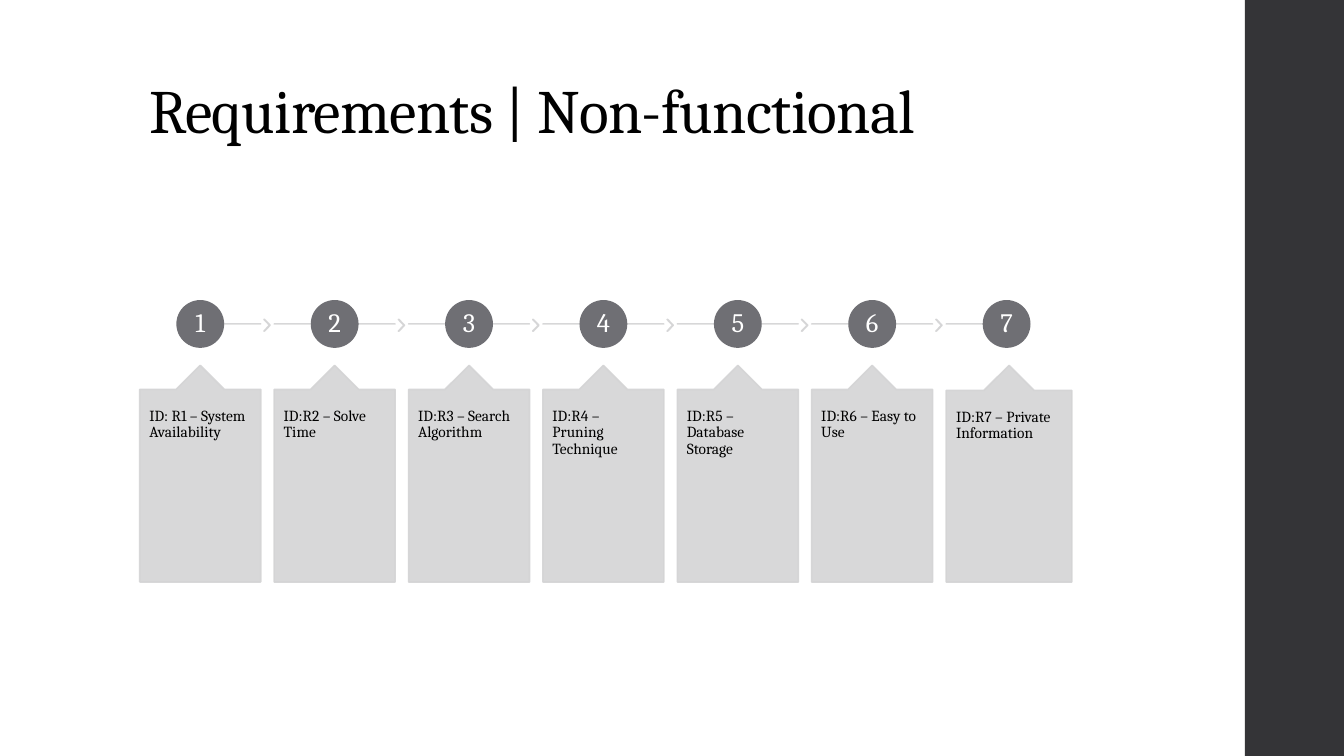
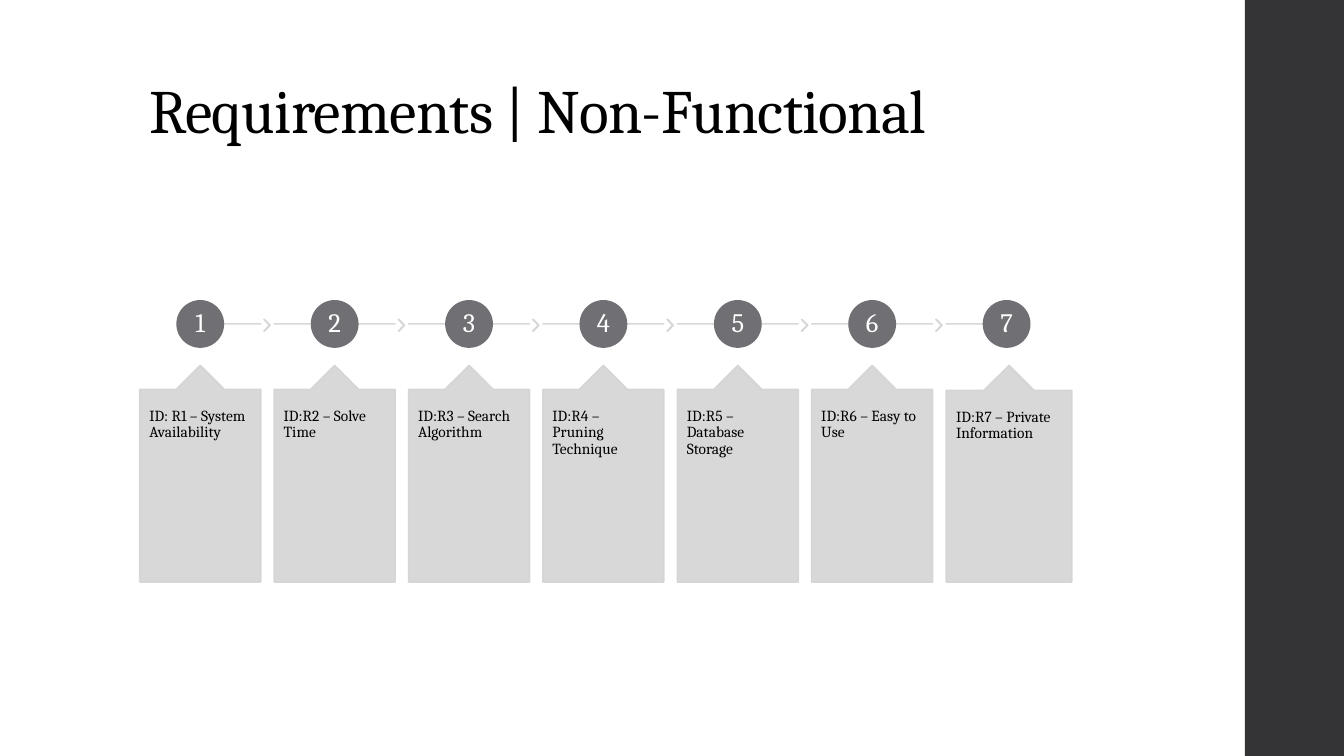
Before and after one commit to dakoval/Sudoku, a slide deck: slide 7 of Project Report/Final Project Report Presentation.pptx (slide 8 before the commit). Drawn at 1344x756 pixels with LibreOffice and Linux fonts; fonts in the diff are those of the drawing. Boxes give left, top, right and bottom in pixels: in the first picture for what was removed or moved away, otherwise in the second. Text is boxed around its words. In the diff, an @@ line names an element or a change of style, - is before the commit and + after.

```diff
--- a/Project Report/Final Project Report Presentation.pptx
+++ b/Project Report/Final Project Report Presentation.pptx
@@ title at (x1=149, y1=90, x2=926, y2=146): text changed @@
-Requirements | Non-functional
+Requirements | Non-Functional
```
Also in this commit, not shown: 15 other slides changed, 5 slides added, 3 slides removed, 4 other files.
